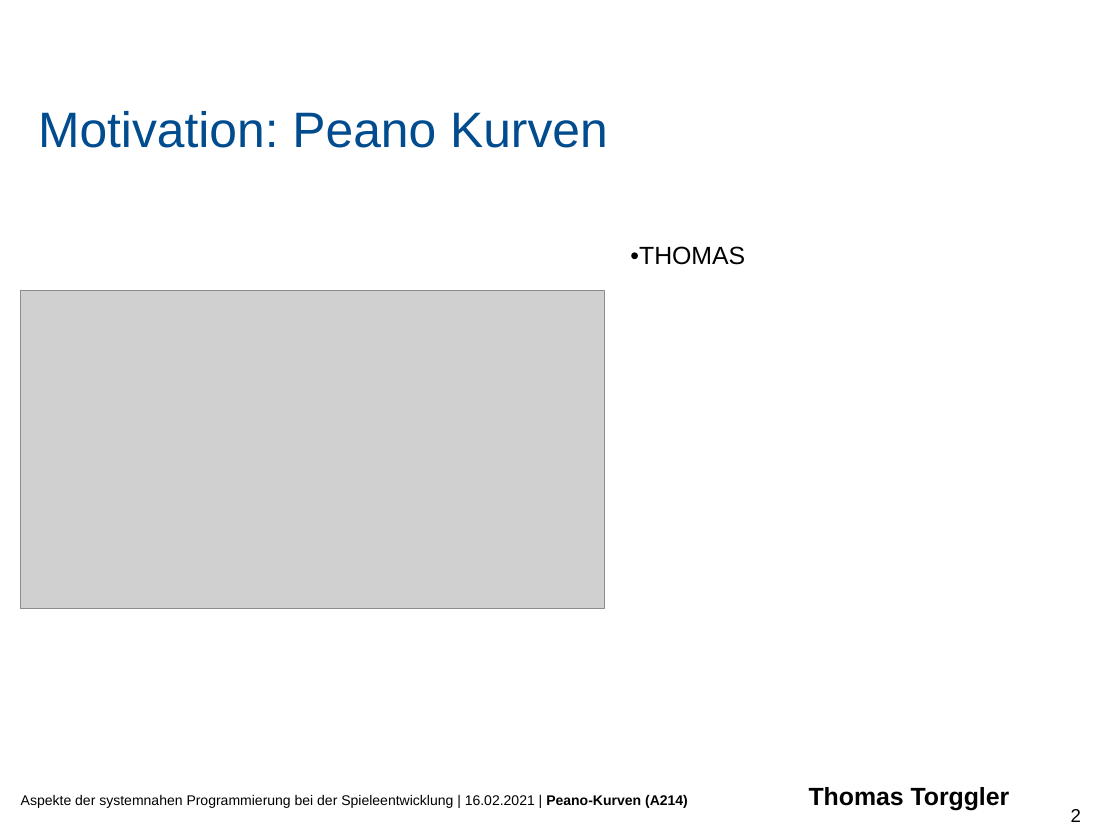
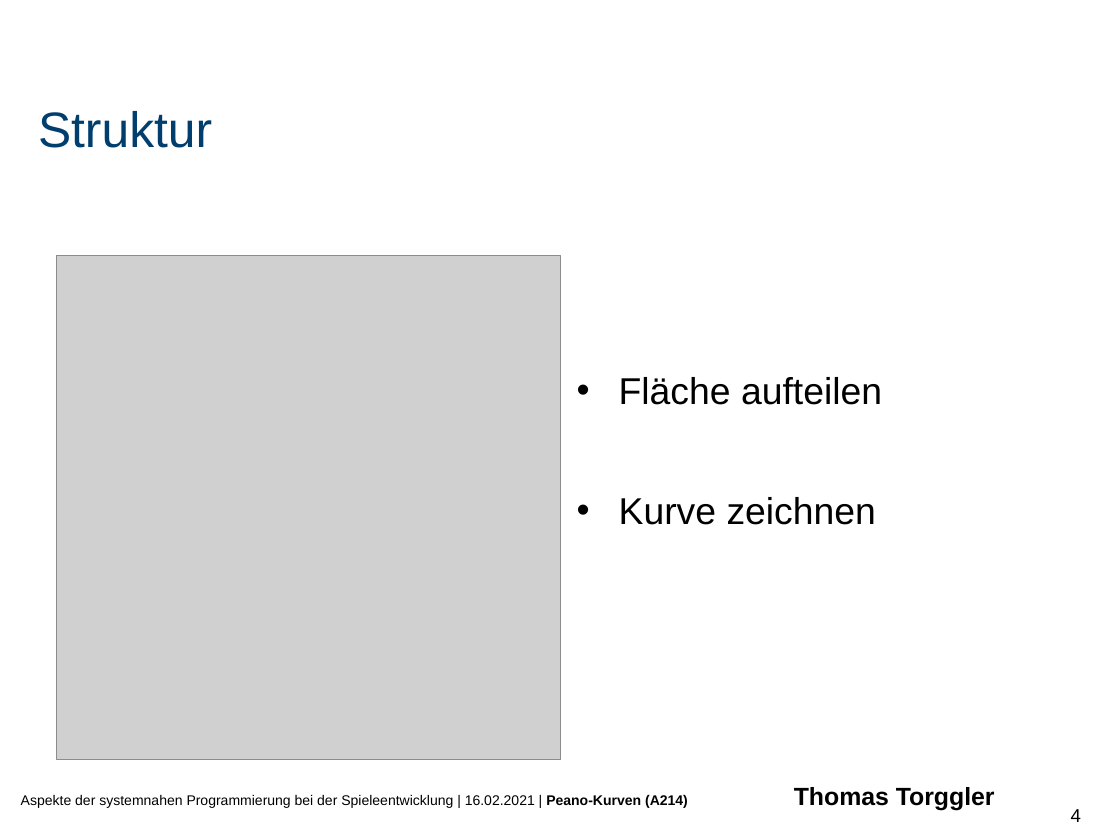
Before and after one commit to PaddlePad/ASP-Peano, a slide deck: slide 4 of Ausarbeitung/präzi.pptx (slide 2 before the commit). Drawn at 1120x840 pixels with LibreOffice and Linux fonts; fonts in the diff are those of the drawing; grey boxes stand for pictures; background and template pictures are left out. Boxes give left, top, right and bottom in pixels: in the first picture for what was removed or moved away, otherwise in the second. Text is boxed around its words. In the diff, an @@ line names an element or a change of style, - is before the commit and + after.

```diff
--- a/Ausarbeitung/präzi.pptx
+++ b/Ausarbeitung/präzi.pptx
@@ text at box(38, 111, 212, 148): text changed; text colour #004C8E to #003D6E @@
-Motivation: Peano Kurven
+Struktur
@@ picture: place and size @@
-picture at box(21, 291, 605, 608)
+picture at box(57, 256, 561, 760)
@@ text at box(619, 377, 882, 525): text changed; size 16 to 24 pt @@
-•THOMAS
+• Fläche aufteilen
+• Kurve zeichnen
@@ text "Aspekte der systemnahen Programmierung bei ..." rewrapped from box(21, 787, 1010, 811) to box(21, 787, 995, 811) @@
@@ page number at box(1071, 809, 1081, 822): text changed @@
-2
+4
```
Also in this commit, not shown: 2 other slides changed, 2 slides added.
